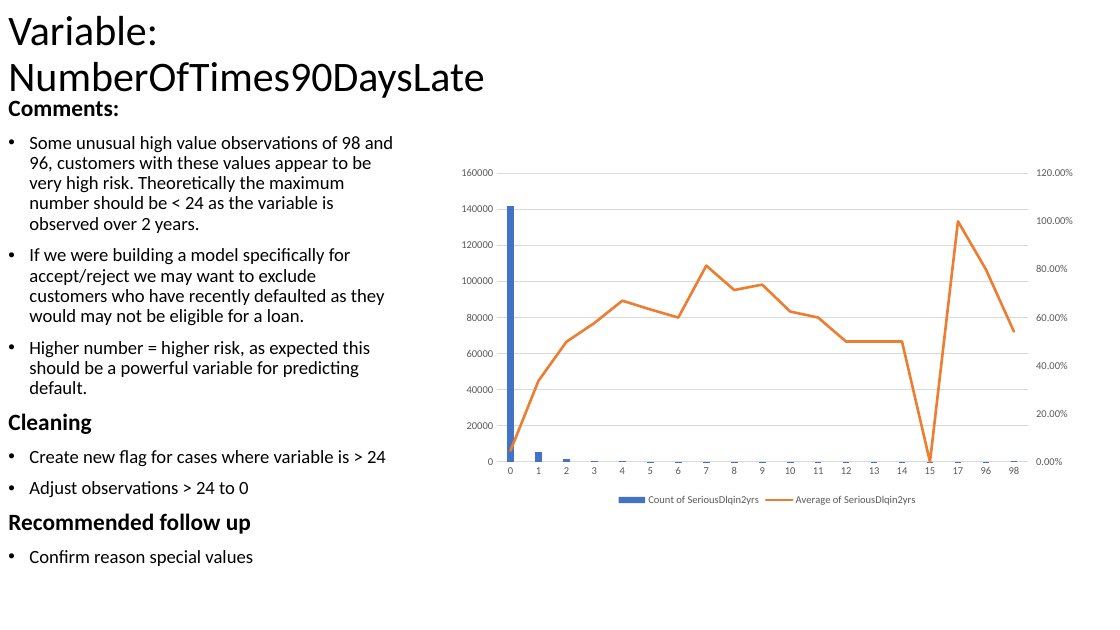
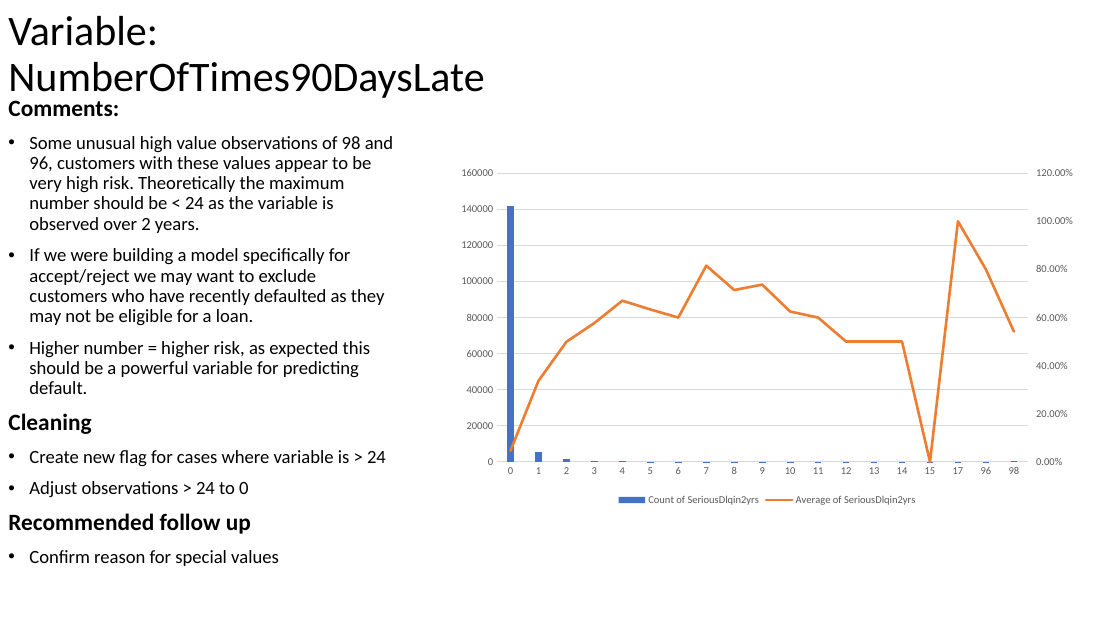
Before and after one commit to matthewjones-perth/givemesomecredit, a slide deck: slide 16 of Paidy Dataset Exercise.pptm. Drawn at 1120x630 pixels with LibreOffice and Linux fonts; fonts in the diff are those of the drawing. Boxes give left, top, right and bottom in pixels: in the first picture for what was removed or moved away, otherwise in the second. Text is boxed around its words. In the diff, an @@ line names an element or a change of style, - is before the commit and + after.

```diff
--- a/Paidy Dataset Exercise.pptm
+++ b/Paidy Dataset Exercise.pptm
@@ text at box(29, 248, 385, 326): text changed @@
-• If we were building a model specifically for accept/reject we may want to exclude customers who have recently defaulted as they would may not be eligible for a loan.
+• If we were building a model specifically for accept/reject we may want to exclude customers who have recently defaulted as they may not be eligible for a loan.
@@ text at box(29, 550, 279, 566): text changed @@
-• Confirm reason special values
+• Confirm reason for special values
```
Also in this commit, not shown: 12 other slides changed.
